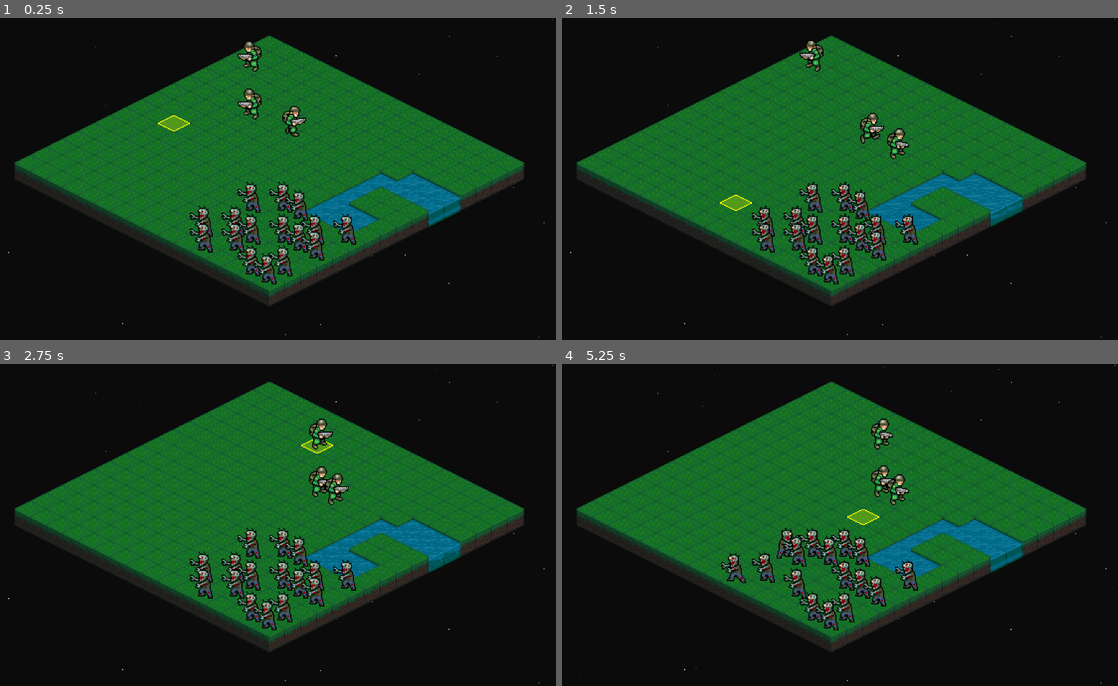
Above: before the commit, frames 1-4 (two rows, left to right).
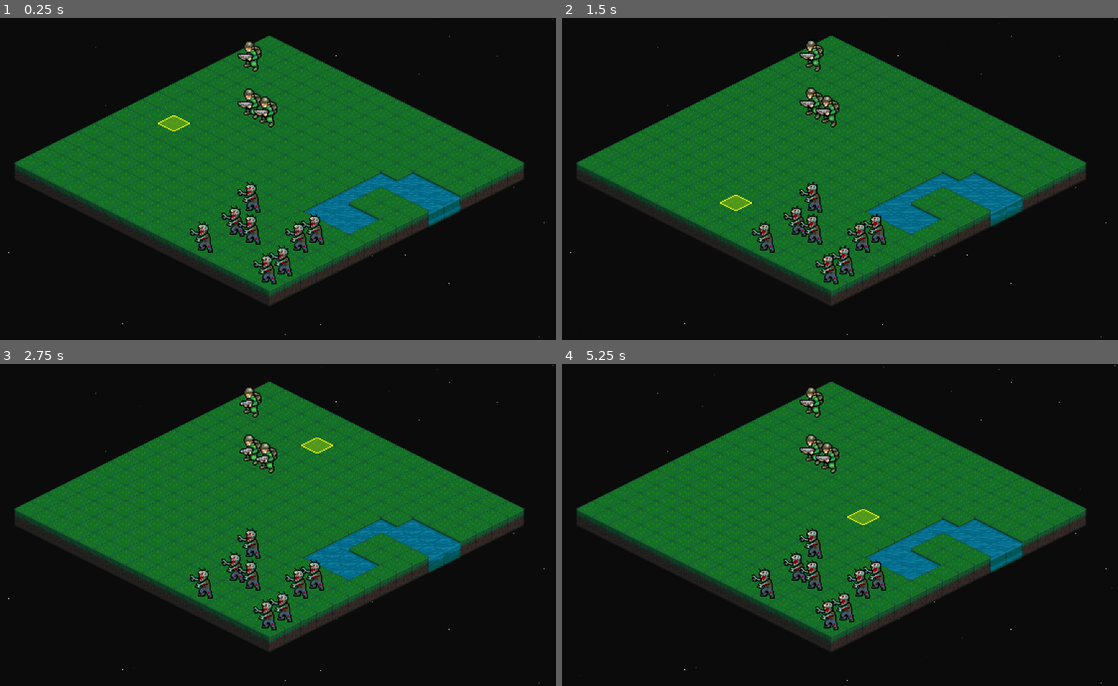
Above: after the commit, the same moments.

Repository: Tekknobot/MEKIII
Game: Godot game, scene res://scenes/Game.tscn
The game is run twice, just before and just after one commit, with the same random seed, the same clock (stepped at 60 frames per second) and the same inputs.
Inputs (mouse positions are in pixels of both pictures, inside the frame that each line leads up to):
- Up to frame 1 (0.25 s): no input
- Up to frame 2 (1.5 s): move the mouse to (956, 162) at 0.52 s; click (956, 162) at 0.67 s; drag from (717, 195) to (801, 243) at 1.27 s
- Up to frame 3 (2.75 s): move the mouse to (328, 454) at 2.02 s; click (328, 454) at 2.17 s
- Up to frame 4 (5.25 s): drag from (801, 589) to (662, 476) at 2.77 s; move the mouse to (1001, 573) at 3.52 s; click (1001, 573) at 3.67 s; drag from (662, 476) to (745, 444) at 4.27 s; move the mouse to (862, 525) at 5.02 s; click (862, 525) at 5.17 s

The runs differ from the first frame. In frame 1, 2.1% of the frame differs, in the area x 34-65%, y 24-81%; in frame 2, 2.5%; in frame 3, 2.9%; in frame 4, 4.4%, in the area x 28-65%, y 7-81%.

Commit message:
Add tnt.

Diff:
--- a/scenes/Game.tscn
+++ b/scenes/Game.tscn
@@ -1,9 +1,11 @@
-[gd_scene load_steps=37 format=3 uid="uid://bmtwqbsx674eo"]
+[gd_scene load_steps=39 format=3 uid="uid://bmtwqbsx674eo"]
 
 [ext_resource type="Script" uid="uid://bn08mhcoceqg" path="res://scripts/game.gd" id="1_400sg"]
 [ext_resource type="PackedScene" uid="uid://b8etqvuw07mhc" path="res://scenes/human.tscn" id="2_s0nni"]
 [ext_resource type="PackedScene" uid="uid://bqrbab23wjpjp" path="res://scenes/mech.tscn" id="3_aug50"]
 [ext_resource type="PackedScene" uid="uid://dmujwxtnheagi" path="res://scenes/zombie.tscn" id="4_kyk2p"]
+[ext_resource type="PackedScene" uid="uid://bcn8tdg6qkk31" path="res://scenes/tnt.tscn" id="5_attvq"]
+[ext_resource type="PackedScene" uid="uid://bulgypadw5war" path="res://scenes/explosion.tscn" id="6_bneo8"]
 [ext_resource type="Texture2D" uid="uid://by1nnygq8fbib" path="res://sprites/Terrain/dirt.png" id="6_mcffj"]
 [ext_resource type="Texture2D" uid="uid://bvs7gpxakq282" path="res://sprites/Terrain/sandstone.png" id="7_2rd6h"]
 [ext_resource type="Texture2D" uid="uid://d3dw1g0jasso3" path="res://sprites/Tiles_UI/mek3/1x1_move.png" id="7_g4kob"]
@@ -136,11 +138,14 @@
 script = ExtResource("1_400sg")
 water_blobs = 2
 mech_count = 0
-zombie_count = 16
+zombie_count = 8
 human_scene = ExtResource("2_s0nni")
 mech_scene = ExtResource("3_aug50")
 zombie_scene = ExtResource("4_kyk2p")
+tnt_projectile_scene = ExtResource("5_attvq")
+tnt_explosion_scene = ExtResource("6_bneo8")
 turn_manager = NodePath("TurnManager")
+tnt_curve_line_width = 1.0
 
 [node name="StarryNight" parent="." instance=ExtResource("20_sv1m6")]
 
@@ -185,3 +190,4 @@
 [node name="TurnManager" type="Node2D" parent="."]
 script = ExtResource("19_45i86")
 map = NodePath("..")
+start_on_ready = false
--- /dev/null
+++ b/scenes/explosion.tscn
@@ -0,0 +1,72 @@
+[gd_scene load_steps=16 format=3 uid="uid://bulgypadw5war"]
+
+[ext_resource type="Texture2D" uid="uid://bkylv8dfqnkcg" path="res://sprites/Explosion/explosion1.png" id="1_4hpr0"]
+[ext_resource type="Texture2D" uid="uid://5rowb55gcpdo" path="res://sprites/Explosion/explosion2.png" id="2_dcqkm"]
+[ext_resource type="Texture2D" uid="uid://bd7brxhvng8x2" path="res://sprites/Explosion/explosion3.png" id="3_pw7mt"]
+[ext_resource type="Texture2D" uid="uid://dba6mxmkieou5" path="res://sprites/Explosion/explosion4.png" id="4_x2c5d"]
+[ext_resource type="Texture2D" uid="uid://7vhtauytorjm" path="res://sprites/Explosion/explosion5.png" id="5_0j0nb"]
+[ext_resource type="Texture2D" uid="uid://cx563mikd8xgq" path="res://sprites/Explosion/explosion6.png" id="6_xe657"]
+[ext_resource type="Texture2D" uid="uid://colhte0st8rgu" path="res://sprites/Explosion/explosion7.png" id="7_6m2gf"]
+[ext_resource type="Texture2D" uid="uid://duocys137b0ff" path="res://sprites/Explosion/explosion8.png" id="8_fasmd"]
+[ext_resource type="Texture2D" uid="uid://12yes4vjuccq" path="res://sprites/Explosion/explosion9.png" id="9_h461u"]
+[ext_resource type="Texture2D" uid="uid://d0b35fj4u2wvh" path="res://sprites/Explosion/explosion10.png" id="10_neyb0"]
+[ext_resource type="Texture2D" uid="uid://b0cc4uuasjv8a" path="res://sprites/Explosion/explosion11.png" id="11_0dw2d"]
+[ext_resource type="Texture2D" uid="uid://btqqeif8wuqwt" path="res://sprites/Explosion/explosion12.png" id="12_00uf8"]
+[ext_resource type="Texture2D" uid="uid://ohqnd0ucje5w" path="res://sprites/Explosion/explosion13.png" id="13_ohq2j"]
+[ext_resource type="Texture2D" uid="uid://bevk2t4jsk0ry" path="res://sprites/Explosion/explosion14.png" id="14_qb5kx"]
+
+[sub_resource type="SpriteFrames" id="SpriteFrames_phdfj"]
+animations = [{
+"frames": [{
+"duration": 1.0,
+"texture": ExtResource("1_4hpr0")
+}, {
+"duration": 1.0,
+"texture": ExtResource("2_dcqkm")
+}, {
+"duration": 1.0,
+"texture": ExtResource("3_pw7mt")
+}, {
+"duration": 1.0,
+"texture": ExtResource("4_x2c5d")
+}, {
+"duration": 1.0,
+"texture": ExtResource("5_0j0nb")
+}, {
+"duration": 1.0,
+"texture": ExtResource("6_xe657")
+}, {
+"duration": 1.0,
+"texture": ExtResource("7_6m2gf")
+}, {
+"duration": 1.0,
+"texture": ExtResource("8_fasmd")
+}, {
+"duration": 1.0,
+"texture": ExtResource("9_h461u")
+}, {
+"duration": 1.0,
+"texture": ExtResource("10_neyb0")
+}, {
+"duration": 1.0,
+"texture": ExtResource("11_0dw2d")
+}, {
+"duration": 1.0,
+"texture": ExtResource("12_00uf8")
+}, {
+"duration": 1.0,
+"texture": ExtResource("13_ohq2j")
+}, {
+"duration": 1.0,
+"texture": ExtResource("14_qb5kx")
+}],
+"loop": false,
+"name": &"default",
+"speed": 18.0
+}]
+
+[node name="Explosion" type="Node2D"]
+
+[node name="AnimatedSprite2D" type="AnimatedSprite2D" parent="."]
+sprite_frames = SubResource("SpriteFrames_phdfj")
+autoplay = "default"
--- /dev/null
+++ b/scenes/tnt.tscn
@@ -0,0 +1,24 @@
+[gd_scene load_steps=4 format=3 uid="uid://bcn8tdg6qkk31"]
+
+[ext_resource type="Texture2D" uid="uid://c5100qvyadyjq" path="res://sprites/Projectiles/default/tnt/tnt1.png" id="1_5ic85"]
+[ext_resource type="Texture2D" uid="uid://cn6gewl7drect" path="res://sprites/Projectiles/default/tnt/tnt2.png" id="2_10ask"]
+
+[sub_resource type="SpriteFrames" id="SpriteFrames_wyqij"]
+animations = [{
+"frames": [{
+"duration": 1.0,
+"texture": ExtResource("1_5ic85")
+}, {
+"duration": 1.0,
+"texture": ExtResource("2_10ask")
+}],
+"loop": true,
+"name": &"default",
+"speed": 12.0
+}]
+
+[node name="TNT" type="Node2D"]
+
+[node name="AnimatedSprite2D" type="AnimatedSprite2D" parent="."]
+sprite_frames = SubResource("SpriteFrames_wyqij")
+autoplay = "default"
--- a/scripts/game.gd
+++ b/scripts/game.gd
@@ -63,6 +63,15 @@
 @export var mech_scene: PackedScene
 @export var zombie_scene: PackedScene
 
+# --- Human right-click TNT throw ---
+@export var tnt_projectile_scene: PackedScene
+@export var tnt_explosion_scene: PackedScene
+@export var tnt_arc_height := 80.0   # pixels (higher = more 'in the air')
+@export var tnt_flight_time := 1.85   # seconds
+@export var tnt_spin_turns := 3.0     # full rotations during flight
+@export var tnt_splash_radius := 1    # in grid cells (1 = 3x3 area)
+@export var tnt_damage := 2
+
 @onready var terrain: TileMap = $Terrain
 @onready var units_root: Node2D = $Units
 
@@ -99,6 +108,19 @@
 @export var turn_manager: NodePath
 var TM: TurnManager = null
 var is_player_mode := false
+
+@export var tnt_curve_points := 24          # more = smoother line
+@export var tnt_curve_line_width := 3.0
+@export var tnt_curve_z := 999998           # under projectile (999999)
+@export var tnt_curve_show_time := 0.60     # seconds (usually == flight time)
+
+var _tnt_curve_line: Line2D = null
+
+# --- TNT AIM MODE (right-click to arm, left-click to fire) ---
+var tnt_aiming := false
+var tnt_aim_human: Human = null
+var tnt_aim_cell: Vector2i = Vector2i(-1, -1)
+
 
 func _rect_top_left(size: Vector2i) -> Rect2i:
 	return Rect2i(Vector2i(0, 0), size)
@@ -232,7 +254,7 @@
 func _process(_delta: float) -> void:
 	_update_hovered_cell()
 	_update_hovered_unit()
-
+	_update_tnt_aim_preview() # ✅ keep curve alive and tracking the cursor
 
 func _seed_rng() -> void:
 	if map_seed == 0:
@@ -687,7 +709,31 @@
 	if is_moving_unit or is_attacking_unit:
 		return
 
+	# -------------------------
+	# LEFT CLICK
+	# -------------------------
 	if event is InputEventMouseButton and event.button_index == MOUSE_BUTTON_LEFT and event.pressed:
+		# ✅ If TNT aim mode is active, LEFT CLICK FIRES at current aimed cell
+		if tnt_aiming and tnt_aim_human != null and is_instance_valid(tnt_aim_human):
+			_update_hovered_cell()
+			if grid.in_bounds(hovered_cell):
+				var fire_cell := hovered_cell
+				tnt_aiming = false
+				var h := tnt_aim_human
+				tnt_aim_human = null
+				_hide_tnt_curve()
+
+				var target_u := unit_at_cell(fire_cell) # can be null, that’s fine
+				await perform_human_tnt_throw(h, fire_cell, target_u)
+				return
+			else:
+				# clicked off-grid: just cancel aim
+				tnt_aiming = false
+				tnt_aim_human = null
+				_hide_tnt_curve()
+				return
+
+		# --- normal left-click behavior (your existing) ---
 		_update_hovered_cell()
 		_update_hovered_unit()
 
@@ -703,9 +749,34 @@
 
 		# 3) Otherwise select what we're hovering
 		select_unit(hovered_unit)
-
+		return
+
+	# -------------------------
+	# RIGHT CLICK
+	# -------------------------
 	if event is InputEventMouseButton and event.button_index == MOUSE_BUTTON_RIGHT and event.pressed:
+		# ✅ Right click toggles TNT "aim mode" when a Human is selected
+		if selected_unit != null and selected_unit is Human:
+			if not tnt_aiming:
+				tnt_aiming = true
+				tnt_aim_human = selected_unit as Human
+				tnt_aim_cell = Vector2i(-1, -1)
+
+				# draw immediately
+				_update_hovered_cell()
+				tnt_aim_cell = Vector2i(-1, -1) # force redraw
+				_update_tnt_aim_preview()
+			else:
+				# toggle off
+				tnt_aiming = false
+				tnt_aim_human = null
+				_hide_tnt_curve()
+			return
+
+		# Otherwise: right click deselect
 		select_unit(null)
+		return
+
 
 func try_attack_selected(target: Unit) -> bool:
 	if selected_unit == null or target == null:
@@ -1288,6 +1359,86 @@
 				best = d
 	return best
 
+func perform_human_tnt_throw(human: Human, target_cell: Vector2i, target_unit: Unit) -> void:
+	if human == null or not is_instance_valid(human):
+		return
+	if is_moving_unit or is_attacking_unit:
+		return
+	if tnt_projectile_scene == null or tnt_explosion_scene == null:
+		push_warning("Assign tnt_projectile_scene and tnt_explosion_scene on the Map/Game node.")
+		return
+
+	is_attacking_unit = true
+
+	# Start at the human's current world position (slightly above so it doesn't clip the feet)
+	var from_pos := human.global_position + Vector2(0, -12)
+
+	# Land at the center of the clicked cell
+	var to_pos := terrain.to_global(terrain.map_to_local(target_cell))
+
+	# Face the throw direction
+	_set_facing_from_world_delta(human, from_pos, to_pos)
+
+	# ✅ Draw the preview arc line NOW
+	_draw_tnt_curve(from_pos, to_pos, tnt_arc_height)
+
+	# Spawn the TNT projectile
+	var proj := tnt_projectile_scene.instantiate() as Node2D
+	if proj == null:
+		_hide_tnt_curve()
+		is_attacking_unit = false
+		return
+	add_child(proj)
+	proj.global_position = from_pos
+	proj.z_index = 999999
+
+	# Tween projectile along the exact same arc
+	var flight := create_tween()
+	flight.set_trans(Tween.TRANS_SINE)
+	flight.set_ease(Tween.EASE_IN_OUT)
+
+	var cb := Callable(self, "_tnt_throw_update").bind(proj, from_pos, to_pos, tnt_arc_height, tnt_spin_turns)
+	flight.tween_method(cb, 0.0, 1.0, tnt_flight_time)
+
+	# Optionally hide the line after a moment (or keep it until impact)
+	# Here: keep it visible during flight, then hide on impact.
+	await flight.finished
+
+	_hide_tnt_curve()
+
+	if is_instance_valid(proj):
+		proj.queue_free()
+
+	# Spawn explosion at landing point
+	var boom := tnt_explosion_scene.instantiate() as Node2D
+	if boom != null:
+		add_child(boom)
+		boom.global_position = to_pos
+		boom.z_index = 999999
+
+	# Damage units in splash radius (grid distance)
+	for child in units_root.get_children():
+		var u := child as Unit
+		if u == null or not is_instance_valid(u):
+			continue
+		var u_cell := get_unit_origin(u)
+		var d = abs(u_cell.x - target_cell.x) + abs(u_cell.y - target_cell.y)
+		if d <= tnt_splash_radius:
+			if u == human:
+				continue
+			await u.take_damage(tnt_damage)
+
+	# Clean up overlays / state
+	if is_instance_valid(human):
+		draw_unit_hover(human)
+		draw_move_range_for_unit(human)
+		draw_attack_range_for_unit(human)
+
+	is_attacking_unit = false
+
+	if is_player_mode and TM != null:
+		TM.notify_player_action_complete()
+
 func ai_take_turn(u: Unit) -> void:
 	if u == null or not is_instance_valid(u):
 		return
@@ -1317,3 +1468,85 @@
 
 func set_player_mode(enabled: bool) -> void:
 	is_player_mode = enabled
+
+func _tnt_throw_update(t: float, proj: Node2D, from_pos: Vector2, to_pos: Vector2, arc_height: float, spin_turns: float) -> void:
+	if proj == null or not is_instance_valid(proj):
+		return
+
+	# position along straight line
+	var p := from_pos.lerp(to_pos, t)
+
+	# parabolic "up" bump that peaks at t=0.5
+	var bump := 4.0 * t * (1.0 - t) * arc_height
+	p.y -= bump
+
+	proj.global_position = p
+	proj.rotation = t * TAU * spin_turns
+
+func _ensure_tnt_curve_line() -> Line2D:
+	if _tnt_curve_line != null and is_instance_valid(_tnt_curve_line):
+		return _tnt_curve_line
+
+	var line := Line2D.new()
+	line.name = "TNTArcLine"
+	line.width = tnt_curve_line_width
+	line.top_level = true
+	line.z_as_relative = false
+	line.z_index = 9999999
+	line.visible = false
+
+	add_child(line)
+
+	_tnt_curve_line = line
+	return line
+
+func _arc_point(from_pos: Vector2, to_pos: Vector2, t: float, arc_height: float) -> Vector2:
+	var p := from_pos.lerp(to_pos, t)
+	var bump := 4.0 * t * (1.0 - t) * arc_height
+	p.y -= bump
+	return p
+
+
+func _draw_tnt_curve(from_pos: Vector2, to_pos: Vector2, arc_height: float) -> void:
+	var line := _ensure_tnt_curve_line()
+	line.clear_points()
+
+	var n = max(4, tnt_curve_points)
+	for i in range(n):
+		var t := float(i) / float(n - 1)
+		line.add_point(_arc_point(from_pos, to_pos, t, arc_height))
+
+	line.visible = true
+
+
+func _hide_tnt_curve() -> void:
+	if _tnt_curve_line != null and is_instance_valid(_tnt_curve_line):
+		_tnt_curve_line.visible = false
+		_tnt_curve_line.clear_points()
+
+func _update_tnt_aim_preview() -> void:
+	if not tnt_aiming:
+		return
+	if tnt_aim_human == null or not is_instance_valid(tnt_aim_human):
+		tnt_aiming = false
+		tnt_aim_human = null
+		_hide_tnt_curve()
+		return
+
+	_update_hovered_cell()
+	if not grid.in_bounds(hovered_cell):
+		_hide_tnt_curve()
+		tnt_aim_cell = Vector2i(-1, -1)
+		return
+
+	# Only redraw when the target cell changes (prevents constant point churn)
+	if hovered_cell == tnt_aim_cell:
+		return
+
+	tnt_aim_cell = hovered_cell
+
+	var from_pos := tnt_aim_human.global_position + Vector2(0, -12)
+	var to_pos := terrain.to_global(terrain.map_to_local(tnt_aim_cell))
+
+	_set_facing_from_world_delta(tnt_aim_human, from_pos, to_pos)
+	_draw_tnt_curve(from_pos, to_pos, tnt_arc_height)
